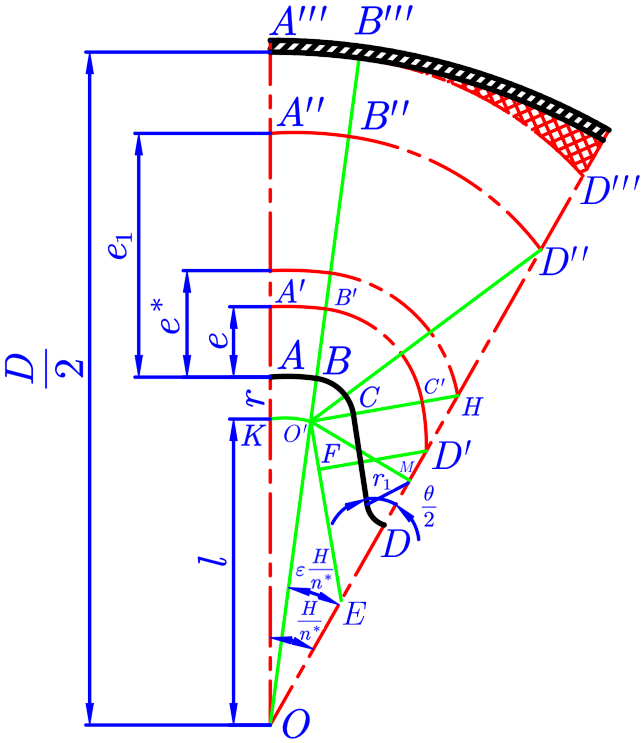
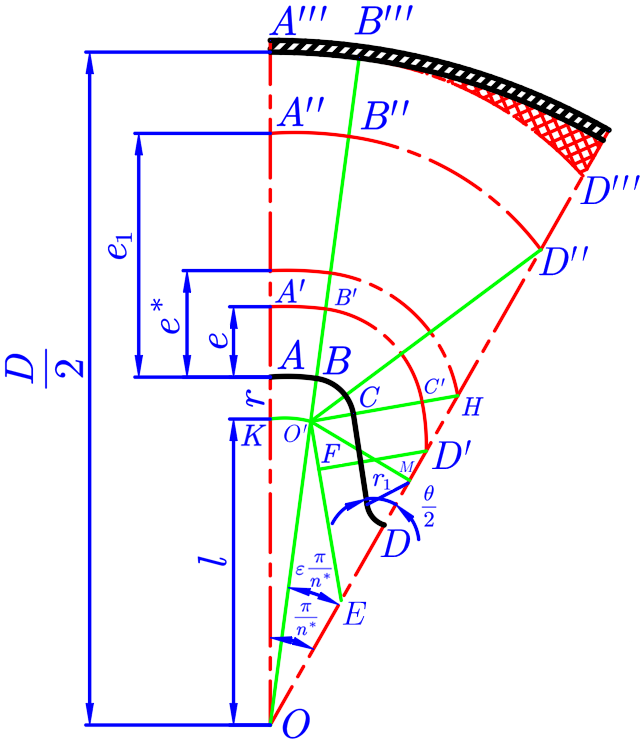
Two versions of the same layered image (w=643, h=743). Layer-by-layer changes:
hid "图层 39" over [294, 598, 324, 642]
hid "图层 7" over [294, 602, 315, 638]
hid "图层 40" over [295, 548, 334, 590]
hid "图层 8" over [296, 550, 334, 590]
added layer "图层 42" above "图层 43" over [294, 601, 319, 636]
added layer "图层 43" above "图层 41" over [295, 553, 333, 587]
